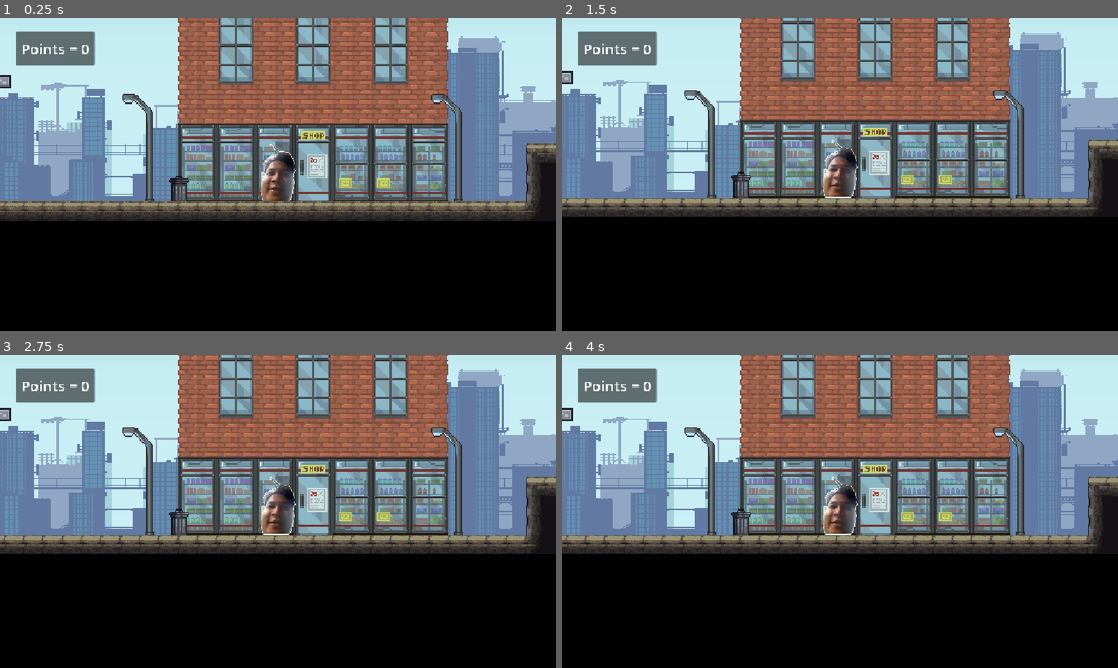
Above: before the commit, frames 1-4 (two rows, left to right).
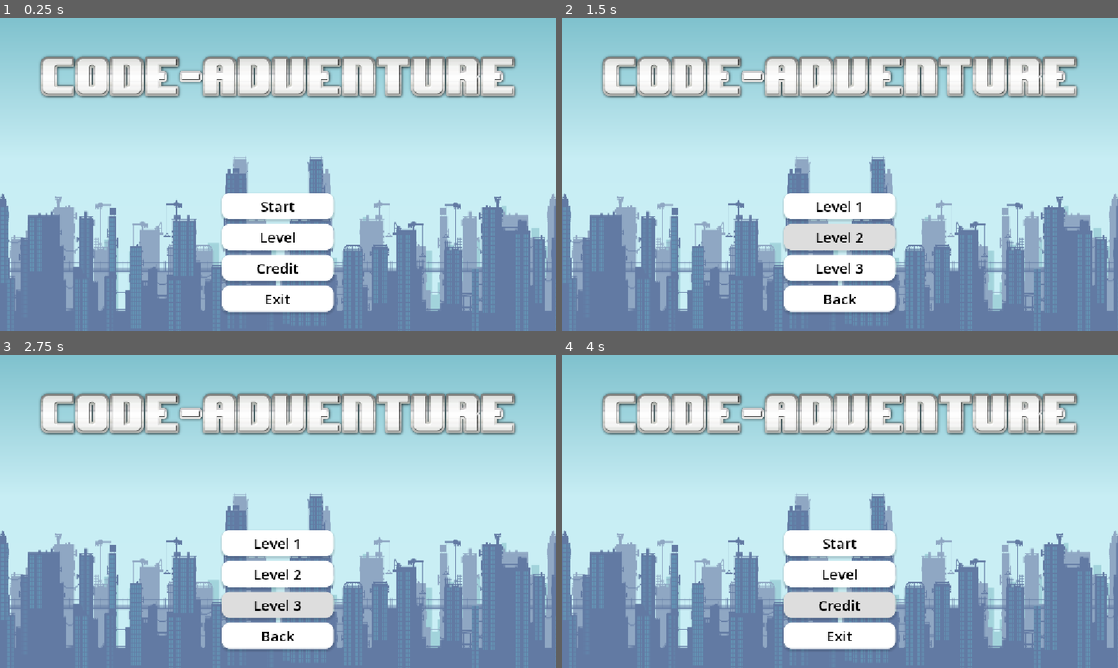
Above: after the commit, the same moments.

Repository: WanaRB/code-adventure
Game: Godot game, scene res://scenes/Tampilan/main_menu.tscn
Same seed, same stepped clock (60 frames per second), same inputs: the game is played once before the commit and once after it. Before the commit the project starts from res://world.tscn. Sound files missing from this copy of the repository are replaced by a short silence.
Inputs (mouse positions are in pixels of both pictures, inside the frame that each line leads up to):
- Up to frame 1 (0.25 s): no input
- Up to frame 2 (1.5 s): click (840, 237) at 0.5 s, where only the run after the commit has a clickable "Level"; click (840, 237) at 1.25 s, where only the run after the commit has a clickable "Level 2"
- Up to frame 3 (2.75 s): click (278, 605) at 2 s, where only the run after the commit has a clickable "Level 3"
- Up to frame 4 (4 s): click (840, 636) at 2.75 s, where only the run after the commit has a clickable "Back"; click (840, 605) at 3.5 s, where only the run after the commit has a clickable "Credit"

The runs differ from the first frame. In frame 1, 97% of the frame differs, in the area x 0-100%, y 0-100%; in frame 2, 97%; in frame 3, 97%; in frame 4, 97%.

Commit message:
add something
main menu, level select

Diff:
--- a/project.godot
+++ b/project.godot
@@ -11,7 +11,7 @@
 [application]
 
 config/name="Code_Adventure"
-run/main_scene="uid://by4jjufq60hx6"
+run/main_scene="uid://cn31x40n7mqu8"
 config/features=PackedStringArray("4.6", "GL Compatibility")
 config/icon="res://icon.svg"
 
--- a/world.tscn
+++ b/scenes/Tampilan/level_1.tscn
@@ -7,6 +7,7 @@
 [ext_resource type="PackedScene" uid="uid://c8cp71tu2bx71" path="res://scenes/Character/jikri.tscn" id="5_036b0"]
 [ext_resource type="PackedScene" uid="uid://bdkcukgpsal8s" path="res://scenes/Map/platform_1_png.tscn" id="5_gbfbk"]
 [ext_resource type="Script" uid="uid://c4joa3dm0u6pv" path="res://scenes/Character/jikri.gd" id="6_dwbse"]
+[ext_resource type="PackedScene" uid="uid://bvntwt7umpnyy" path="res://scenes/Item/apple.tscn" id="9_bq8j7"]
 [ext_resource type="Script" uid="uid://danlly5pyw5ex" path="res://game_manager.gd" id="9_ioo17"]
 
 [sub_resource type="TileSetAtlasSource" id="TileSetAtlasSource_gbfbk"]
@@ -1039,7 +1040,7 @@
 scale = Vector2(2.5, 2.5)
 tile_set = SubResource("TileSet_ioo17")
 format = 2
-layer_0/tile_data = PackedInt32Array(1048577, 524288, 0, 104 …(3081 unchanged characters)…  720896, 1, 720944, 524288, 0, 720945, 524288, 0, 720946, 524288, 0, 720947, 524288, 0, 720948, 524288, 0, 786480, 851968, 0, 852016, 851968, 0, 917552, 851968, 0, 983088, 851968, 0, 786481, 851968, 0, 852017, 851968, 0, 917553, 851968, 0, 983089, 851968, 0, 786482, 851968, 0, 852018, 851968, 0, 917554, 851968, 0, 983090, 851968, 0, 786483, 851968, 0, 852019, 851968, 0, 917555, 851968,  …(1843 unchanged characters)…
+layer_0/tile_data = PackedInt32Array(1048577, 524288, 0, 104 …(3081 unchanged characters)…  720896, 1, 720944, 524288, 0, 720945, 589824, 0, 720946, 589824, 0, 720947, 589824, 0, 720948, 524288, 0, 786480, 851968, 0, 852016, 851968, 0, 917552, 851968, 0, 983088, 851968, 0, 786481, 1048576, 0, 852017, 851968, 0, 917553, 851968, 0, 983089, 851968, 0, 786482, 1048576, 0, 852018, 851968, 0, 917554, 851968, 0, 983090, 851968, 0, 786483, 1048576, 0, 852019, 851968, 0, 917555, 851968,  …(1843 unchanged characters)…
 
 [node name="bangunin" type="TileMap" parent="Map" unique_id=287292414]
 texture_filter = 1
@@ -1117,3 +1118,21 @@
 text = "Points = 0"
 horizontal_alignment = 1
 vertical_alignment = 1
+
+[node name="apple" parent="." unique_id=666788976 instance=ExtResource("9_bq8j7")]
+position = Vector2(2464, 5)
+
+[node name="apple2" parent="." unique_id=680868859 instance=ExtResource("9_bq8j7")]
+position = Vector2(421, 74)
+
+[node name="apple3" parent="." unique_id=300574820 instance=ExtResource("9_bq8j7")]
+position = Vector2(27, -54)
+
+[node name="apple4" parent="." unique_id=101033889 instance=ExtResource("9_bq8j7")]
+position = Vector2(103, 208)
+
+[node name="apple5" parent="." unique_id=710943144 instance=ExtResource("9_bq8j7")]
+position = Vector2(3399, 322)
+
+[node name="apple6" parent="." unique_id=492602000 instance=ExtResource("9_bq8j7")]
+position = Vector2(2174, 219)
--- /dev/null
+++ b/scenes/Tampilan/level_select.gd
@@ -0,0 +1,27 @@
+extends Control
+
+
+# Called when the node enters the scene tree for the first time.
+func _ready() -> void:
+	pass # Replace with function body.
+
+
+# Called every frame. 'delta' is the elapsed time since the previous frame.
+func _process(delta: float) -> void:
+	pass
+
+
+func _on_button_level_1_pressed() -> void:
+	get_tree().change_scene_to_file("res://scenes/Tampilan/level_1.tscn")
+
+
+func _on_button_level_2_pressed() -> void:
+	pass # Replace with function body.
+
+
+func _on_button_level_3_pressed() -> void:
+	pass # Replace with function body.
+
+
+func _on_button_back_pressed() -> void:
+	get_tree().change_scene_to_file("res://scenes/Tampilan/main_menu.tscn")
--- /dev/null
+++ b/scenes/Tampilan/level_select.tscn
@@ -0,0 +1,148 @@
+[gd_scene format=3 uid="uid://b6jctalht86lb"]
+
+[ext_resource type="Script" uid="uid://dcvb86fugjn2h" path="res://scenes/Tampilan/level_select.gd" id="1_yus8d"]
+[ext_resource type="Texture2D" uid="uid://d1uuetget6vy4" path="res://assets/image/map/City background.png" id="2_piteb"]
+[ext_resource type="Texture2D" uid="uid://c0w5b8ruj43xj" path="res://assets/image/map/logo.png" id="3_m0u3y"]
+
+[sub_resource type="StyleBoxTexture" id="StyleBoxTexture_q3tsx"]
+texture = ExtResource("2_piteb")
+
+[sub_resource type="StyleBoxFlat" id="StyleBoxFlat_0m03y"]
+bg_color = Color(1, 1, 1, 1)
+corner_radius_top_left = 16
+corner_radius_top_right = 16
+corner_radius_bottom_right = 16
+corner_radius_bottom_left = 16
+shadow_color = Color(0, 0, 0, 0.13725491)
+shadow_size = 5
+shadow_offset = Vector2(0, 3.5)
+
+[sub_resource type="StyleBoxFlat" id="StyleBoxFlat_u4y5d"]
+bg_color = Color(0.6682161, 0.6682166, 0.66821635, 1)
+corner_radius_top_left = 16
+corner_radius_top_right = 16
+corner_radius_bottom_right = 16
+corner_radius_bottom_left = 16
+shadow_color = Color(0, 0, 0, 0.13725491)
+shadow_size = 5
+shadow_offset = Vector2(0, 3.5)
+
+[sub_resource type="StyleBoxFlat" id="StyleBoxFlat_es16l"]
+bg_color = Color(0.86726063, 0.8672607, 0.86726034, 1)
+corner_radius_top_left = 16
+corner_radius_top_right = 16
+corner_radius_bottom_right = 16
+corner_radius_bottom_left = 16
+shadow_color = Color(0, 0, 0, 0.13725491)
+shadow_size = 5
+shadow_offset = Vector2(0, 3.5)
+
+[sub_resource type="StyleBoxEmpty" id="StyleBoxEmpty_0m03y"]
+
+[node name="MainMenu" type="Control" unique_id=425800775]
+layout_mode = 3
+anchors_preset = 15
+anchor_right = 1.0
+anchor_bottom = 1.0
+grow_horizontal = 2
+grow_vertical = 2
+script = ExtResource("1_yus8d")
+
+[node name="Panel" type="Panel" parent="." unique_id=1794435827]
+layout_mode = 1
+anchors_preset = 15
+anchor_right = 1.0
+anchor_bottom = 1.0
+grow_horizontal = 2
+grow_vertical = 2
+theme_override_styles/panel = SubResource("StyleBoxTexture_q3tsx")
+
+[node name="VBoxContainer" type="VBoxContainer" parent="." unique_id=632943988]
+layout_mode = 1
+anchors_preset = 7
+anchor_left = 0.5
+anchor_top = 1.0
+anchor_right = 0.5
+anchor_bottom = 1.0
+offset_left = -115.75
+offset_top = -286.0
+offset_right = 115.75
+offset_bottom = -40.0
+grow_horizontal = 2
+grow_vertical = 0
+theme_override_constants/separation = 10
+
+[node name="button_level1" type="Button" parent="VBoxContainer" unique_id=297542021]
+texture_filter = 1
+layout_mode = 2
+size_flags_vertical = 3
+theme_override_colors/font_color = Color(0, 0, 0, 1)
+theme_override_colors/font_pressed_color = Color(0, 0, 0, 1)
+theme_override_colors/font_hover_color = Color(0, 0, 0, 1)
+theme_override_font_sizes/font_size = 30
+theme_override_styles/normal = SubResource("StyleBoxFlat_0m03y")
+theme_override_styles/pressed = SubResource("StyleBoxFlat_u4y5d")
+theme_override_styles/hover = SubResource("StyleBoxFlat_es16l")
+theme_override_styles/focus = SubResource("StyleBoxEmpty_0m03y")
+text = "Level 1
+"
+
+[node name="button_level2" type="Button" parent="VBoxContainer" unique_id=64181867]
+texture_filter = 1
+layout_mode = 2
+size_flags_vertical = 3
+theme_override_colors/font_color = Color(0, 0, 0, 1)
+theme_override_colors/font_pressed_color = Color(0, 0, 0, 1)
+theme_override_colors/font_hover_color = Color(0, 0, 0, 1)
+theme_override_font_sizes/font_size = 30
+theme_override_styles/normal = SubResource("StyleBoxFlat_0m03y")
+theme_override_styles/pressed = SubResource("StyleBoxFlat_u4y5d")
+theme_override_styles/hover = SubResource("StyleBoxFlat_es16l")
+theme_override_styles/focus = SubResource("StyleBoxEmpty_0m03y")
+text = "Level 2"
+
+[node name="button_level3" type="Button" parent="VBoxContainer" unique_id=155398629]
+texture_filter = 1
+layout_mode = 2
+size_flags_vertical = 3
+theme_override_colors/font_color = Color(0, 0, 0, 1)
+theme_override_colors/font_pressed_color = Color(0, 0, 0, 1)
+theme_override_colors/font_hover_color = Color(0, 0, 0, 1)
+theme_override_font_sizes/font_size = 30
+theme_override_styles/normal = SubResource("StyleBoxFlat_0m03y")
+theme_override_styles/pressed = SubResource("StyleBoxFlat_u4y5d")
+theme_override_styles/hover = SubResource("StyleBoxFlat_es16l")
+theme_override_styles/focus = SubResource("StyleBoxEmpty_0m03y")
+text = "Level 3
+"
+
+[node name="button_back" type="Button" parent="VBoxContainer" unique_id=309902070]
+texture_filter = 1
+layout_mode = 2
+size_flags_vertical = 3
+theme_override_colors/font_color = Color(0, 0, 0, 1)
+theme_override_colors/font_pressed_color = Color(0, 0, 0, 1)
+theme_override_colors/font_hover_color = Color(0, 0, 0, 1)
+theme_override_font_sizes/font_size = 30
+theme_override_styles/normal = SubResource("StyleBoxFlat_0m03y")
+theme_override_styles/pressed = SubResource("StyleBoxFlat_u4y5d")
+theme_override_styles/hover = SubResource("StyleBoxFlat_es16l")
+theme_override_styles/focus = SubResource("StyleBoxEmpty_0m03y")
+text = "Back"
+
+[node name="TextureRect" type="TextureRect" parent="." unique_id=1705019265]
+layout_mode = 1
+anchors_preset = 5
+anchor_left = 0.5
+anchor_right = 0.5
+offset_left = -507.0
+offset_top = 65.0
+offset_right = 507.0
+offset_bottom = 179.0
+grow_horizontal = 2
+texture = ExtResource("3_m0u3y")
+
+[connection signal="pressed" from="VBoxContainer/button_level1" to="." method="_on_button_level_1_pressed"]
+[connection signal="pressed" from="VBoxContainer/button_level2" to="." method="_on_button_level_2_pressed"]
+[connection signal="pressed" from="VBoxContainer/button_level3" to="." method="_on_button_level_3_pressed"]
+[connection signal="pressed" from="VBoxContainer/button_back" to="." method="_on_button_back_pressed"]
--- /dev/null
+++ b/scenes/Tampilan/main_menu.gd
@@ -0,0 +1,27 @@
+extends Control
+
+
+# Called when the node enters the scene tree for the first time.
+func _ready() -> void:
+	pass # Replace with function body.
+
+
+# Called every frame. 'delta' is the elapsed time since the previous frame.
+func _process(delta: float) -> void:
+	pass
+
+
+func _on_button_start_pressed() -> void:
+	get_tree().change_scene_to_file("res://scenes/Tampilan/level_1.tscn")
+
+
+func _on_button_level_pressed() -> void:
+	get_tree().change_scene_to_file("res://scenes/Tampilan/level_select.tscn")
+
+
+func _on_button_credit_pressed() -> void:
+	pass # Replace with function body.
+
+
+func _on_button_exit_pressed() -> void:
+	get_tree().quit()
--- /dev/null
+++ b/scenes/Tampilan/main_menu.tscn
@@ -0,0 +1,146 @@
+[gd_scene format=3 uid="uid://cn31x40n7mqu8"]
+
+[ext_resource type="Texture2D" uid="uid://d1uuetget6vy4" path="res://assets/image/map/City background.png" id="1_q3tsx"]
+[ext_resource type="Script" uid="uid://dmt0uib03u6n7" path="res://scenes/Tampilan/main_menu.gd" id="1_u4y5d"]
+[ext_resource type="Texture2D" uid="uid://c0w5b8ruj43xj" path="res://assets/image/map/logo.png" id="2_0m03y"]
+
+[sub_resource type="StyleBoxTexture" id="StyleBoxTexture_q3tsx"]
+texture = ExtResource("1_q3tsx")
+
+[sub_resource type="StyleBoxFlat" id="StyleBoxFlat_0m03y"]
+bg_color = Color(1, 1, 1, 1)
+corner_radius_top_left = 16
+corner_radius_top_right = 16
+corner_radius_bottom_right = 16
+corner_radius_bottom_left = 16
+shadow_color = Color(0, 0, 0, 0.13725491)
+shadow_size = 5
+shadow_offset = Vector2(0, 3.5)
+
+[sub_resource type="StyleBoxFlat" id="StyleBoxFlat_u4y5d"]
+bg_color = Color(0.6682161, 0.6682166, 0.66821635, 1)
+corner_radius_top_left = 16
+corner_radius_top_right = 16
+corner_radius_bottom_right = 16
+corner_radius_bottom_left = 16
+shadow_color = Color(0, 0, 0, 0.13725491)
+shadow_size = 5
+shadow_offset = Vector2(0, 3.5)
+
+[sub_resource type="StyleBoxFlat" id="StyleBoxFlat_es16l"]
+bg_color = Color(0.86726063, 0.8672607, 0.86726034, 1)
+corner_radius_top_left = 16
+corner_radius_top_right = 16
+corner_radius_bottom_right = 16
+corner_radius_bottom_left = 16
+shadow_color = Color(0, 0, 0, 0.13725491)
+shadow_size = 5
+shadow_offset = Vector2(0, 3.5)
+
+[sub_resource type="StyleBoxEmpty" id="StyleBoxEmpty_0m03y"]
+
+[node name="MainMenu" type="Control" unique_id=425800775]
+layout_mode = 3
+anchors_preset = 15
+anchor_right = 1.0
+anchor_bottom = 1.0
+grow_horizontal = 2
+grow_vertical = 2
+script = ExtResource("1_u4y5d")
+
+[node name="Panel" type="Panel" parent="." unique_id=1794435827]
+layout_mode = 1
+anchors_preset = 15
+anchor_right = 1.0
+anchor_bottom = 1.0
+grow_horizontal = 2
+grow_vertical = 2
+theme_override_styles/panel = SubResource("StyleBoxTexture_q3tsx")
+
+[node name="VBoxContainer" type="VBoxContainer" parent="." unique_id=632943988]
+layout_mode = 1
+anchors_preset = 7
+anchor_left = 0.5
+anchor_top = 1.0
+anchor_right = 0.5
+anchor_bottom = 1.0
+offset_left = -115.75
+offset_top = -286.0
+offset_right = 115.75
+offset_bottom = -40.0
+grow_horizontal = 2
+grow_vertical = 0
+theme_override_constants/separation = 10
+
+[node name="button_start" type="Button" parent="VBoxContainer" unique_id=297542021]
+texture_filter = 1
+layout_mode = 2
+size_flags_vertical = 3
+theme_override_colors/font_color = Color(0, 0, 0, 1)
+theme_override_colors/font_pressed_color = Color(0, 0, 0, 1)
+theme_override_colors/font_hover_color = Color(0, 0, 0, 1)
+theme_override_font_sizes/font_size = 30
+theme_override_styles/normal = SubResource("StyleBoxFlat_0m03y")
+theme_override_styles/pressed = SubResource("StyleBoxFlat_u4y5d")
+theme_override_styles/hover = SubResource("StyleBoxFlat_es16l")
+theme_override_styles/focus = SubResource("StyleBoxEmpty_0m03y")
+text = "Start"
+
+[node name="button_level" type="Button" parent="VBoxContainer" unique_id=64181867]
+texture_filter = 1
+layout_mode = 2
+size_flags_vertical = 3
+theme_override_colors/font_color = Color(0, 0, 0, 1)
+theme_override_colors/font_pressed_color = Color(0, 0, 0, 1)
+theme_override_colors/font_hover_color = Color(0, 0, 0, 1)
+theme_override_font_sizes/font_size = 30
+theme_override_styles/normal = SubResource("StyleBoxFlat_0m03y")
+theme_override_styles/pressed = SubResource("StyleBoxFlat_u4y5d")
+theme_override_styles/hover = SubResource("StyleBoxFlat_es16l")
+theme_override_styles/focus = SubResource("StyleBoxEmpty_0m03y")
+text = "Level"
+
+[node name="button_credit" type="Button" parent="VBoxContainer" unique_id=155398629]
+texture_filter = 1
+layout_mode = 2
+size_flags_vertical = 3
+theme_override_colors/font_color = Color(0, 0, 0, 1)
+theme_override_colors/font_pressed_color = Color(0, 0, 0, 1)
+theme_override_colors/font_hover_color = Color(0, 0, 0, 1)
+theme_override_font_sizes/font_size = 30
+theme_override_styles/normal = SubResource("StyleBoxFlat_0m03y")
+theme_override_styles/pressed = SubResource("StyleBoxFlat_u4y5d")
+theme_override_styles/hover = SubResource("StyleBoxFlat_es16l")
+theme_override_styles/focus = SubResource("StyleBoxEmpty_0m03y")
+text = "Credit
+"
+
+[node name="button_exit" type="Button" parent="VBoxContainer" unique_id=309902070]
+texture_filter = 1
+layout_mode = 2
+size_flags_vertical = 3
+theme_override_colors/font_color = Color(0, 0, 0, 1)
+theme_override_colors/font_pressed_color = Color(0, 0, 0, 1)
+theme_override_colors/font_hover_color = Color(0, 0, 0, 1)
+theme_override_font_sizes/font_size = 30
+theme_override_styles/normal = SubResource("StyleBoxFlat_0m03y")
+theme_override_styles/pressed = SubResource("StyleBoxFlat_u4y5d")
+theme_override_styles/hover = SubResource("StyleBoxFlat_es16l")
+theme_override_styles/focus = SubResource("StyleBoxEmpty_0m03y")
+text = "Exit"
+
+[node name="TextureRect" type="TextureRect" parent="." unique_id=1705019265]
+layout_mode = 1
+anchors_preset = 5
+anchor_left = 0.5
+anchor_right = 0.5
+offset_left = -507.0
+offset_top = 65.0
+offset_right = 507.0
+offset_bottom = 179.0
+grow_horizontal = 2
+texture = ExtResource("2_0m03y")
+
+[connection signal="pressed" from="VBoxContainer/button_start" to="." method="_on_button_start_pressed"]
+[connection signal="pressed" from="VBoxContainer/button_level" to="." method="_on_button_level_pressed"]
+[connection signal="pressed" from="VBoxContainer/button_credit" to="." method="_on_button_credit_pressed"]
Binary file added: assets/image/map/logo.png
Not shown, added: assets/image/map/logo.png.import
Not shown, added: scenes/Tampilan/level_select.gd.uid
Not shown, added: scenes/Tampilan/main_menu.gd.uid
